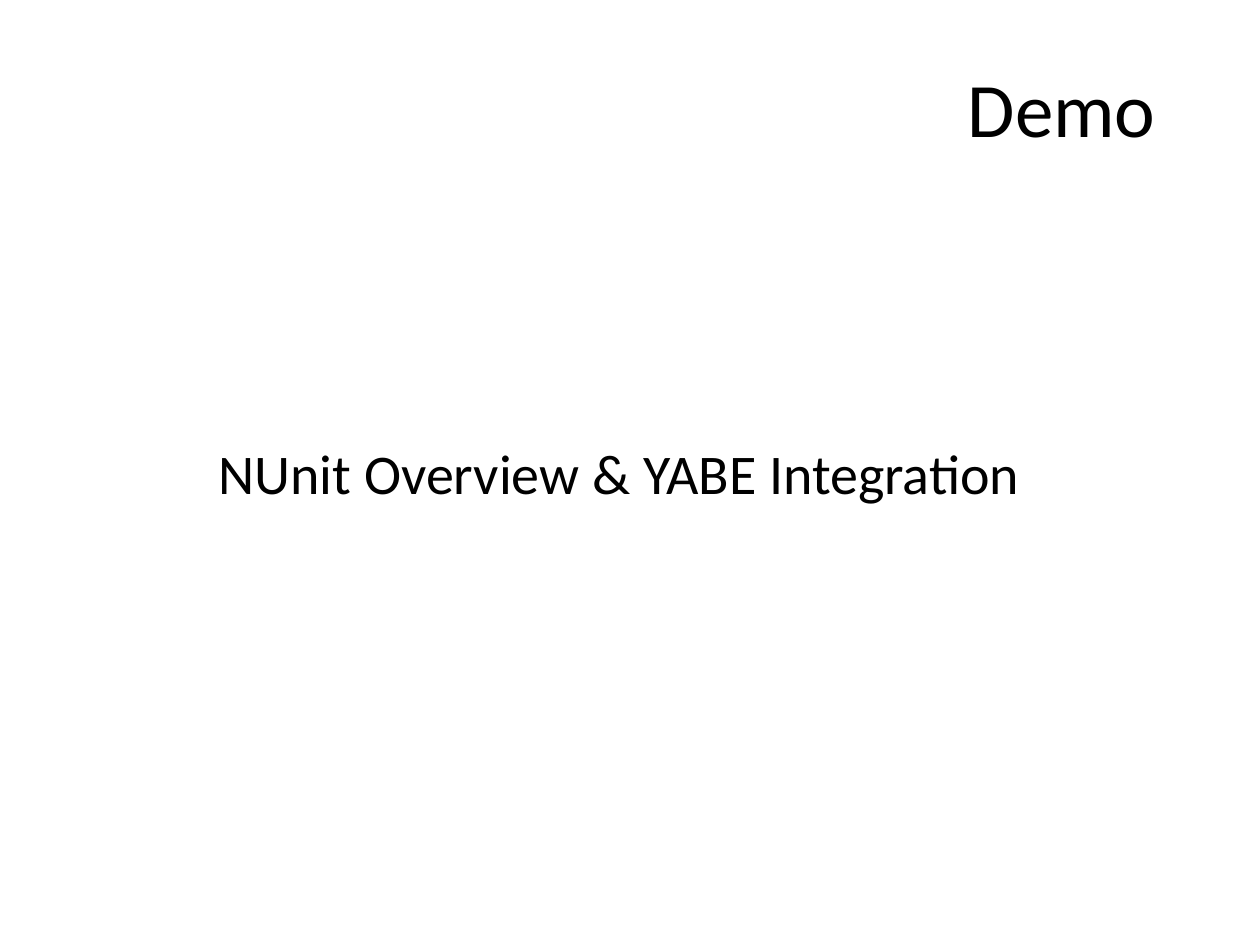
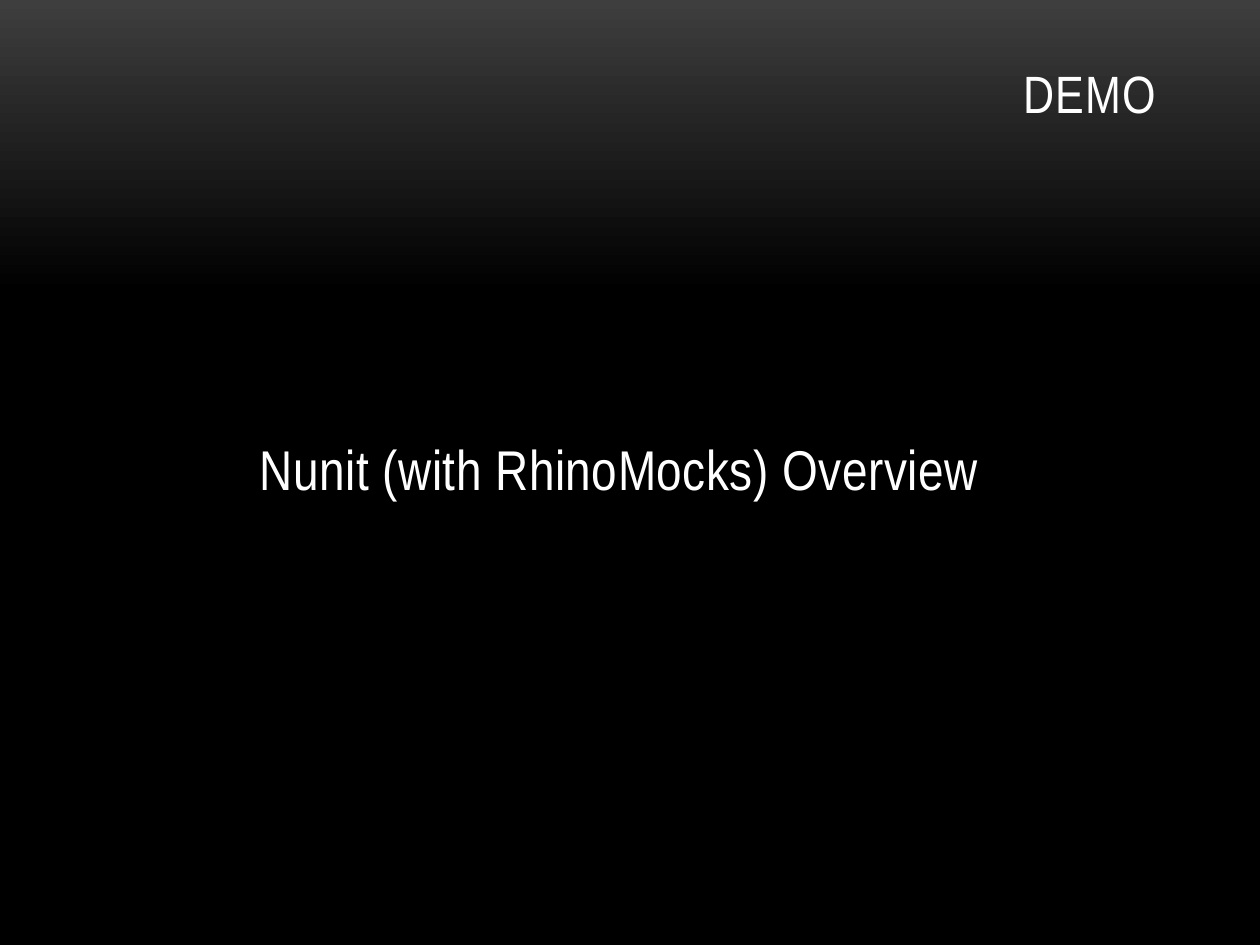
Before and after one commit to lozanotek/opensource, a slide deck: slide 35 of slides/open_source.pptx (slide 31 before the commit). Drawn at 1260x945 pixels with LibreOffice and Linux fonts; fonts in the diff are those of the drawing. Boxes give left, top, right and bottom in pixels: in the first picture for what was removed or moved away, otherwise in the second. Text is boxed around its words. In the diff, an @@ line names an element or a change of style, - is before the commit and + after.

```diff
--- a/slides/open_source.pptx
+++ b/slides/open_source.pptx
@@ background #FFFFFF to gradient #3F3F3F to #000000 @@
@@ title at bbox=[1024, 76, 1156, 114]: text changed; size 44 to 30 pt; font Calibri to Arial Narrow; text colour #000000 to #FFFFFF @@
-Demo
+DEMO
@@ text at bbox=[260, 449, 977, 500]: text changed; font Calibri to Arial Narrow; text colour #000000 to #FFFFFF @@
-NUnit Overview & YABE Integration
+Nunit (with RhinoMocks) Overview
```
Also in this commit, not shown: 38 other slides changed, 5 slides added, 1 slide removed.
